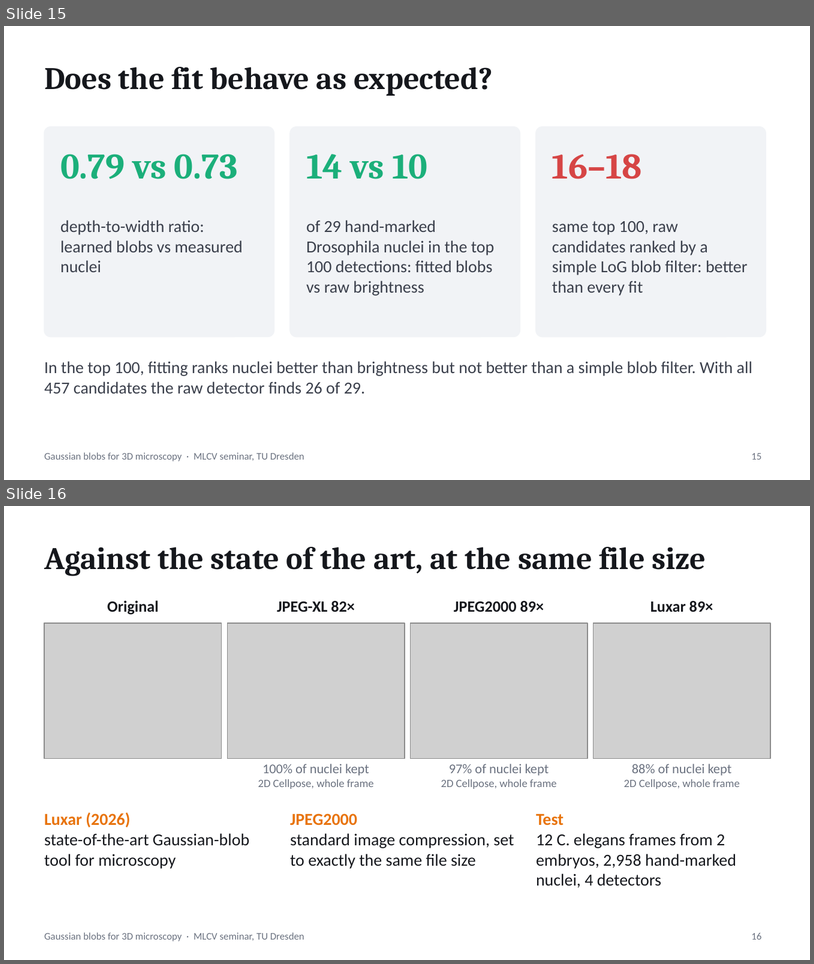
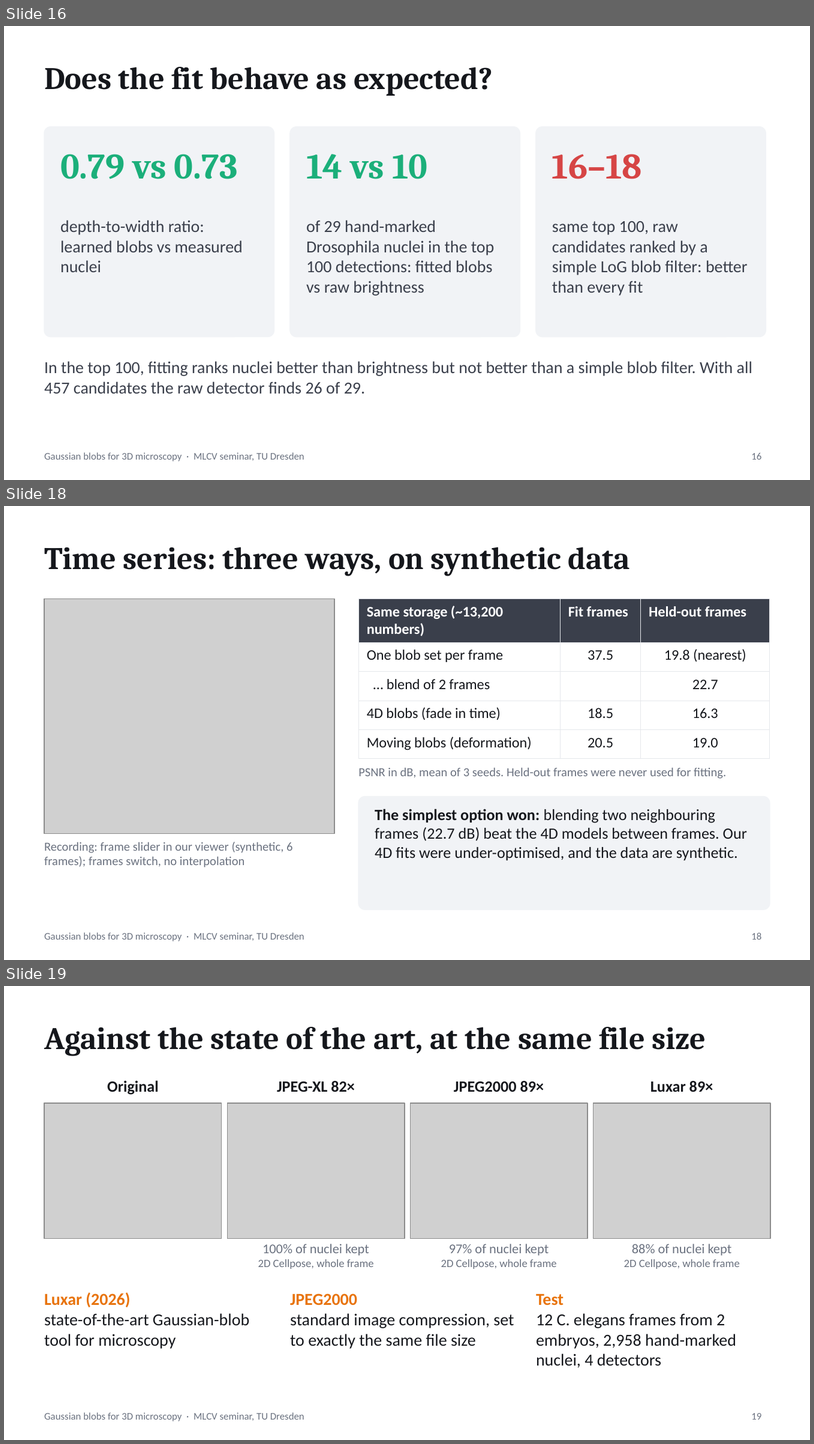
Before and after one commit to asadrizvi64/DeepLearning-Seminar-TeamProject, a slide deck: Gaussian_Blobs_Microscopy_v3.pptx. Shown one above the other, each under a label of ours: slides 15 and 16 before the commit, slides 16, 18 and 19 after it; the slides between them are not shown. The pictures are 814x964 and 814x1444 pixels, drawn with LibreOffice and Linux fonts; fonts in the diff are those of the drawing; grey boxes stand for pictures. Boxes give left, top, right and bottom in pixels: in the first picture for what was removed or moved away, otherwise in the second. Text is boxed around its words. In the diff, an @@ line names an element or a change of style, - is before the commit and + after.

```diff
--- a/Gaussian_Blobs_Microscopy_v3.pptx
+++ b/Gaussian_Blobs_Microscopy_v3.pptx
@@ slide 18 added at bbox=[4, 506, 810, 960], background #FFFFFF; not listed: 1 template element that a slide beside it also shows @@
@@ title added at bbox=[44, 547, 631, 576], 28 pt, text #15171C, bold @@
+Time series: three ways, on synthetic data
@@ picture added at bbox=[44, 599, 335, 834] @@
@@ table added at bbox=[359, 599, 770, 752], 5 rows, 3 columns @@
+Same storage (~13,200 numbers) | Fit frames | Held-out frames
+One blob set per frame | 37.5 | 19.8 (nearest)
+… blend of 2 frames |  | 22.7
+4D blobs (fade in time) | 18.5 | 16.3
+Moving blobs (deformation) | 20.5 | 19.0
@@ text added at bbox=[359, 768, 726, 778], 11 pt, text #6B7280 @@
+PSNR in dB, mean of 3 seeds. Held-out frames were never used for fitting.
@@ rounded rectangle added at bbox=[359, 796, 770, 909], fill #F1F3F6, outline #F1F3F6 1 pt @@
@@ text added at bbox=[375, 808, 747, 861], 14 pt, text #15171C @@
+The simplest option won: blending two neighbouring frames (22.7 dB) beat the 4D models between frames. Our 4D fits were under-optimised, and the data are synthetic.
@@ text added at bbox=[44, 841, 293, 867], 11 pt, text #6B7280 @@
+Recording: frame slider in our viewer (synthetic, 6 frames); frames switch, no interpolation
@@ page number added at bbox=[752, 932, 762, 939], 9 pt, text #6B7280 @@
+18
@@ what was slide 15 is now slide 16 @@
@@ page number at bbox=[752, 452, 762, 459]: text changed @@
-15
+16
@@ what was slide 16 is now slide 19 @@
@@ page number at bbox=[752, 1413, 762, 1419]: text changed @@
-16
+19
```
Also in this commit, not shown: 6 slides changed, 2 other slides added, 55 other files.
